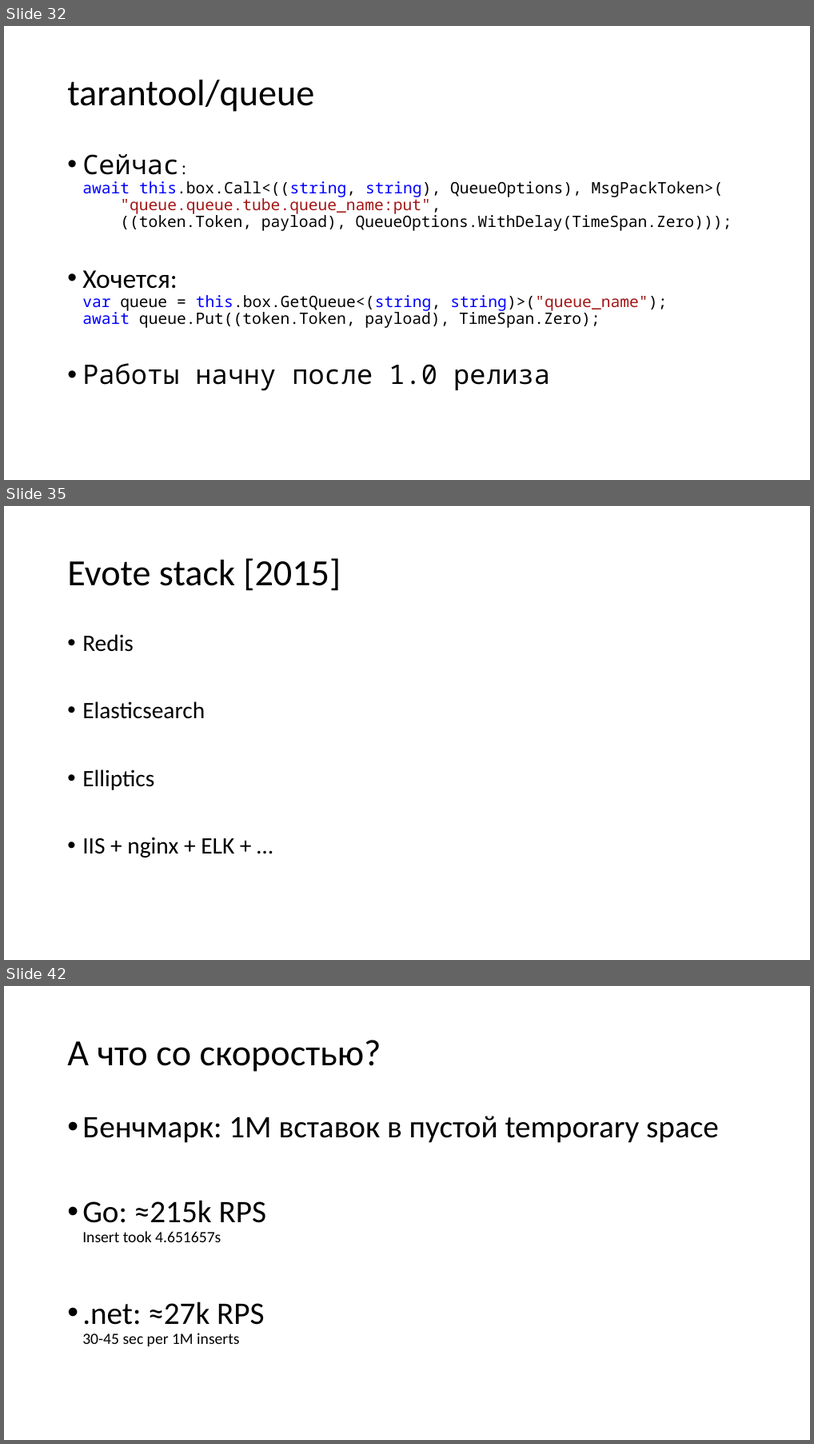
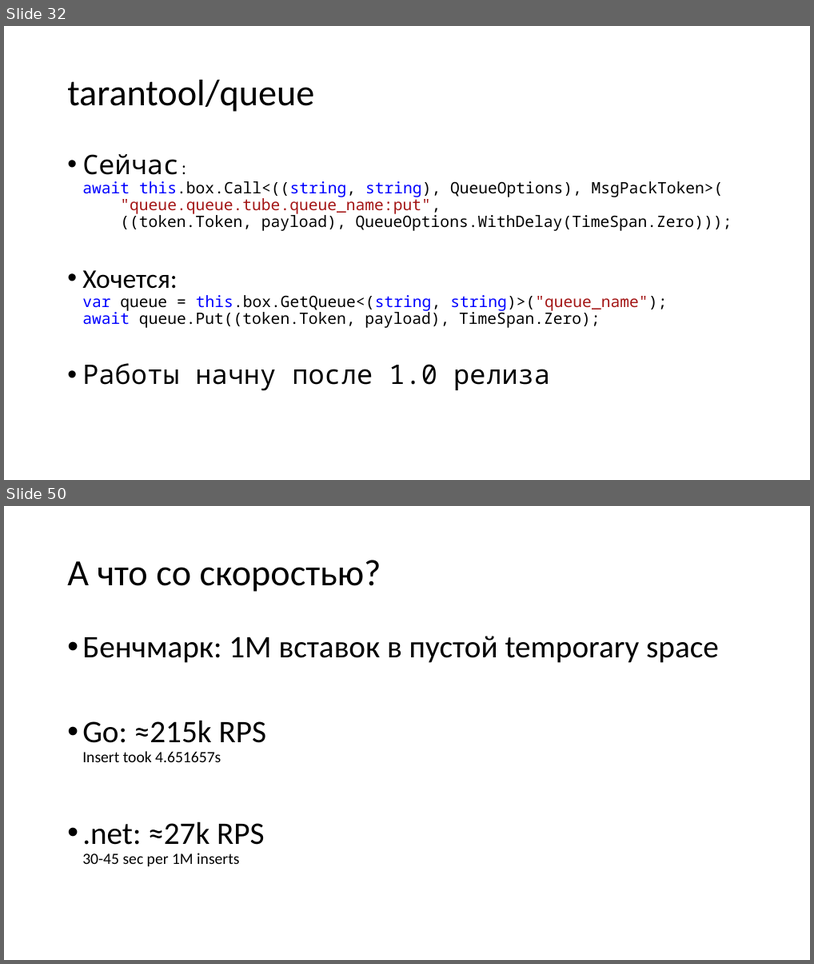
Before and after one commit to aensidhe/presentations, a slide deck: 2018/09/dotnext/Что такое Tarantool и его использование в .net.pptx. Shown one above the other, each under a label of ours: slides 32, 35 and 42 before the commit, slides 32 and 50 after it; the slides between them are not shown. The pictures are 814x1444 and 814x964 pixels, drawn with LibreOffice and Linux fonts; fonts in the diff are those of the drawing. Boxes give left, top, right and bottom in pixels: in the first picture for what was removed or moved away, otherwise in the second. Text is boxed around its words. In the diff, an @@ line names an element or a change of style, - is before the commit and + after.

```diff
--- a/2018/09/dotnext/Что такое Tarantool и его использование в .net.pptx
+++ b/2018/09/dotnext/Что такое Tarantool и его использование в .net.pptx
@@ slide 35 removed at box(4, 506, 810, 960), background #FFFFFF @@
@@ title removed at box(67, 558, 341, 591) @@
-Evote stack [2015]
@@ text removed at box(82, 634, 234, 857) @@
-• Redis
-• Elasticsearch
-• Elliptics
-• IIS + nginx + ELK + …
@@ what was slide 42 is now slide 50 @@
```
Also in this commit, not shown: 25 slides added, 8 other slides removed.
